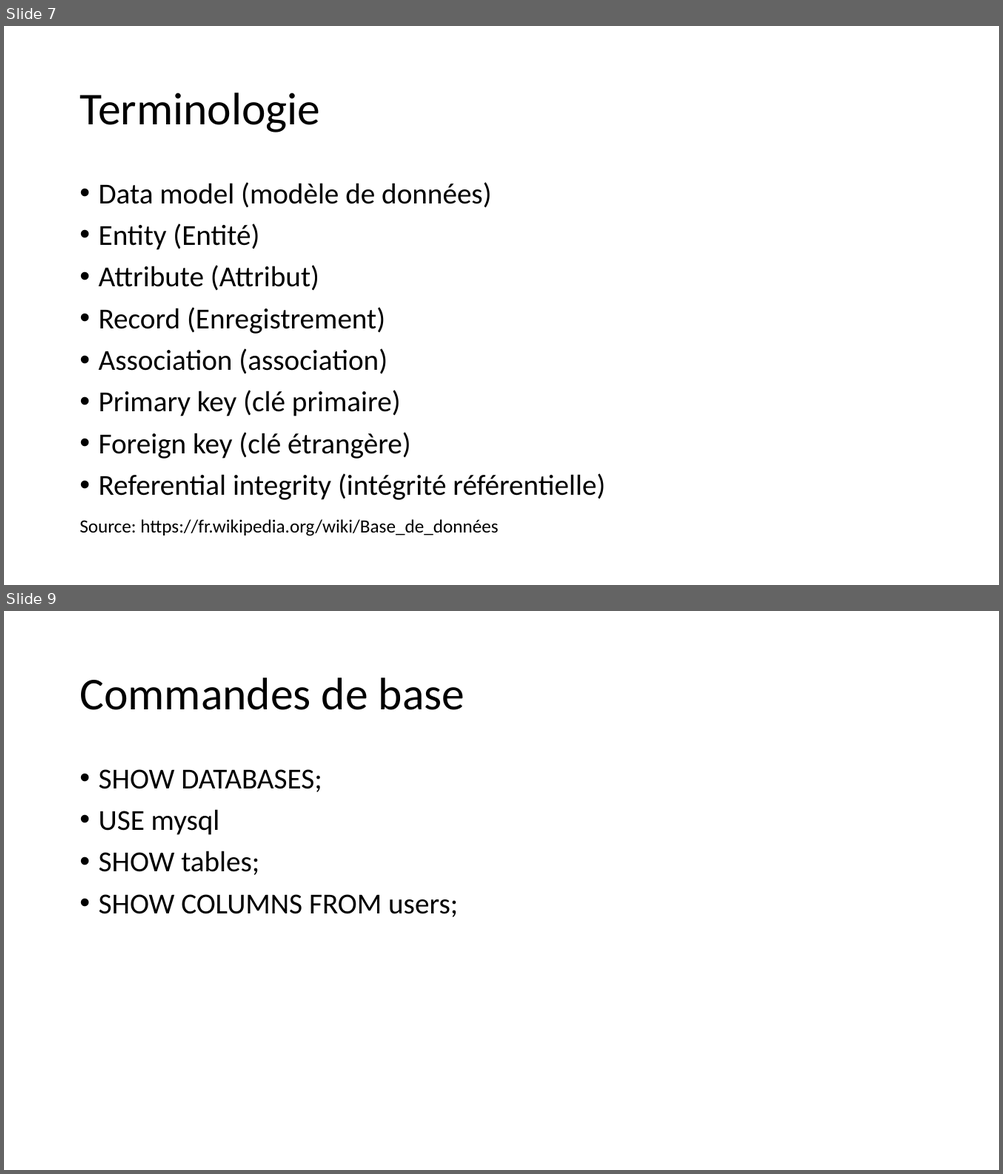
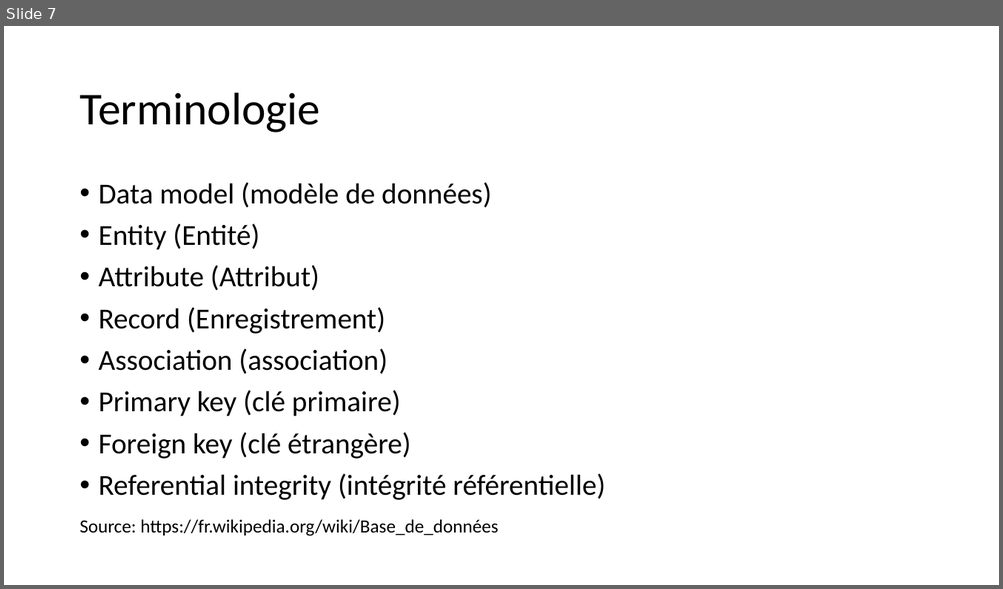
Before and after one commit to zeemil/ecoleit-1sql, a slide deck: Theorie.pptx. Shown one above the other, each under a label of ours: slides 7 and 9 before the commit, slide 7 after it; the slides between them are not shown. The pictures are 1003x1174 and 1003x589 pixels, drawn with LibreOffice and Linux fonts; fonts in the diff are those of the drawing. Boxes give left, top, right and bottom in pixels: in the first picture for what was removed or moved away, otherwise in the second. Text is boxed around its words. In the diff, an @@ line names an element or a change of style, - is before the commit and + after.

```diff
--- a/Theorie.pptx
+++ b/Theorie.pptx
@@ slide 9 removed at [4, 611, 999, 1170], background #FFFFFF @@
@@ title removed at [79, 678, 465, 710] @@
-Commandes de base
@@ text removed at [99, 769, 458, 917] @@
-• SHOW DATABASES;
-• USE mysql
-• SHOW tables;
-• SHOW COLUMNS FROM users;
```
Also in this commit, not shown: 3 slides changed, 1 other file.
